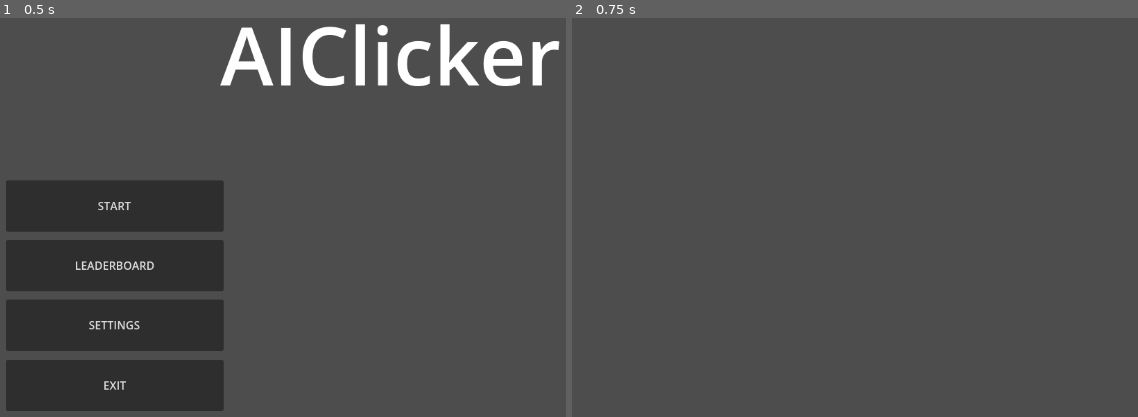
Above: before the commit, frames 1-2 (left to right).
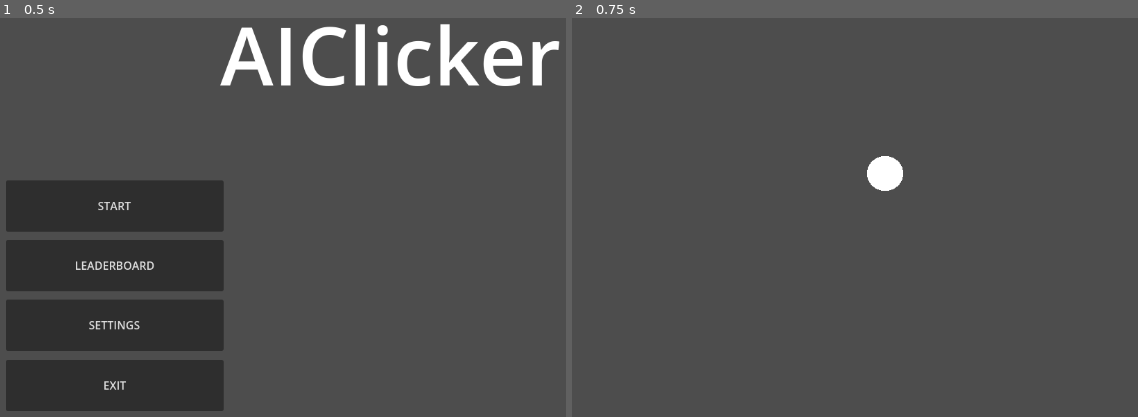
Above: after the commit, the same moments.

Repository: lukkool/Clickeriai
Game: Godot game, scene res://scenes/mainMenu/MainMenu.tscn
The game is run twice, just before and just after one commit, with the same random seed, the same clock (stepped at 60 frames per second) and the same inputs.
Inputs:
- Up to frame 1 (0.5 s): no input
- Up to frame 2 (0.75 s): click "START" at 0.5 s

Frame 1 is identical in both runs. In frame 2, 0.5% of the frame differs, in the area x 52-59%, y 34-44%.

Commit message:
Added clickable input node

Diff:
--- a/project.godot
+++ b/project.godot
@@ -22,3 +22,11 @@
 [dotnet]
 
 project/assembly_name="AIClicker"
+
+[input]
+
+click={
+"deadzone": 0.5,
+"events": [Object(InputEventMouseButton,"resource_local_to_scene":false,"resource_name":"","device":-1,"window_id":0,"alt_pressed":false,"shift_pressed":false,"ctrl_pressed":false,"meta_pressed":false,"button_mask":0,"position":Vector2(0, 0),"global_position":Vector2(0, 0),"factor":1.0,"button_index":1,"canceled":false,"pressed":false,"double_click":false,"script":null)
+]
+}
--- /dev/null
+++ b/scenes/gameScene/InputNode.tscn
@@ -0,0 +1,11 @@
+[gd_scene load_steps=3 format=3 uid="uid://lvqht05hsf30"]
+
+[ext_resource type="Texture2D" uid="uid://bkjhyb7iyb3xn" path="res://scenes/gameScene/circle.png" id="1_41ct4"]
+[ext_resource type="Script" path="res://scenes/gameScene/sprite_2d.gd" id="2_qm501"]
+
+[node name="NeuronNode" type="Node2D"]
+
+[node name="Sprite2D" type="Sprite2D" parent="."]
+scale = Vector2(0.0228466, 0.021972)
+texture = ExtResource("1_41ct4")
+script = ExtResource("2_qm501")
--- a/scenes/gameScene/gameScene.tscn
+++ b/scenes/gameScene/gameScene.tscn
@@ -1,4 +1,6 @@
-[gd_scene format=3 uid="uid://bj5e5ooygsyw7"]
+[gd_scene load_steps=2 format=3 uid="uid://bj5e5ooygsyw7"]
+
+[ext_resource type="PackedScene" uid="uid://lvqht05hsf30" path="res://scenes/gameScene/InputNode.tscn" id="1_w6okk"]
 
 [node name="GameScene" type="Control"]
 layout_mode = 3
@@ -7,3 +9,6 @@
 anchor_bottom = 1.0
 grow_horizontal = 2
 grow_vertical = 2
+
+[node name="NeuronNode" parent="." instance=ExtResource("1_w6okk")]
+position = Vector2(463, 285)
--- /dev/null
+++ b/scenes/gameScene/sprite_2d.gd
@@ -0,0 +1,16 @@
+extends Sprite2D
+
+
+func _input(event) -> void:
+	if event.is_action_pressed("click"):
+		if is_pixel_opaque(get_local_mouse_position()):
+			print("Clicked")
+
+# Called when the node enters the scene tree for the first time.
+func _ready() -> void:
+	pass # Replace with function body.
+
+
+# Called every frame. 'delta' is the elapsed time since the previous frame.
+func _process(delta: float) -> void:
+	pass
Binary file added: scenes/gameScene/circle.png
Not shown, added: scenes/gameScene/circle.png.import
